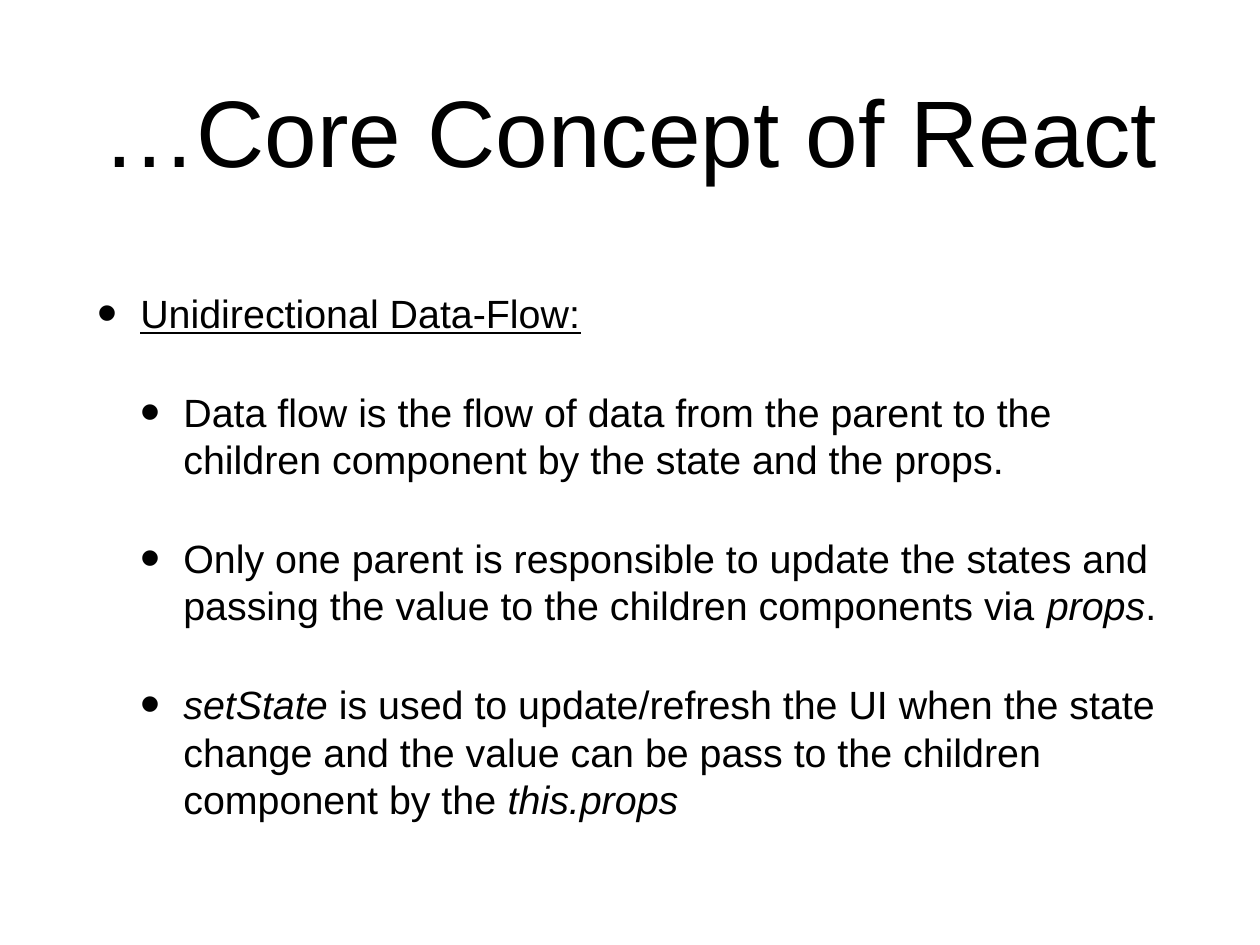
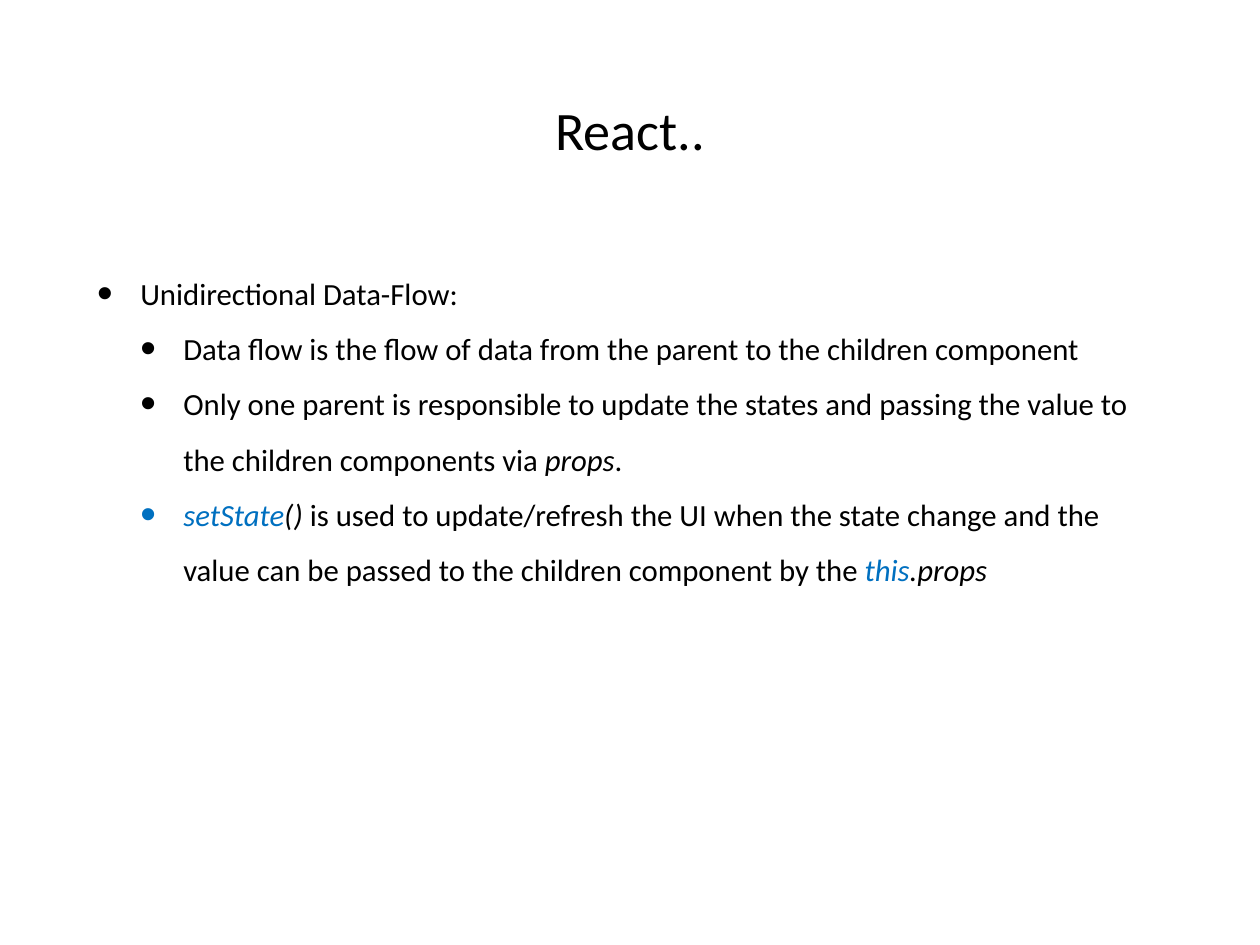
Before and after one commit to hogeschool/Development-5, a slide deck: slide 20 of Lectures/Lecture6/Lesson6.pptx (slide 13 before the commit). Drawn at 1260x945 pixels with LibreOffice and Linux fonts; fonts in the diff are those of the drawing. Boxes give left, top, right and bottom in pixels: in the first picture for what was removed or moved away, otherwise in the second. Text is boxed around its words. In the diff, an @@ line names an element or a change of style, - is before the commit and + after.

```diff
--- a/Lectures/Lecture6/Lesson6.pptx
+++ b/Lectures/Lecture6/Lesson6.pptx
@@ title at <box>555,115,705,151</box>: text changed; size 76.8 to 44 pt; font Arial to Calibri @@
-…Core Concept of React
+React..
@@ text "Unidirectional Data-Flow:" at <box>140,283,1127,586</box>: vertical alignment middle to top @@
@@ text at <box>140,283,1127,476</box>: size 32 to 25 pt, font Arial to Calibri in "Unidirectional Data-Flow:", "Only one parent is responsible to update ..."; underline off in "Unidirectional Data-Flow:"; line spacing 1 to 1.5; less space between paragraphs @@
@@ text at <box>183,338,1078,365</box>: text changed; size 32 to 25 pt; font Arial to Calibri @@
-  • Data flow is the flow of data from the parent to the children component by the state and the props.
+  • Data flow is the flow of data from the parent to the children component
@@ text at <box>183,503,1100,586</box>: text changed; size 32 to 25 pt; font Arial to Calibri @@
-  • setState is used to update/refresh the UI when the state change and the value can be pass to the children component by the this.props
+  • setState() is used to update/refresh the UI when the state change and the value can be passed to the children component by the this.props
```
Also in this commit, not shown: 8 other slides changed, 14 slides added, 5 slides removed.
